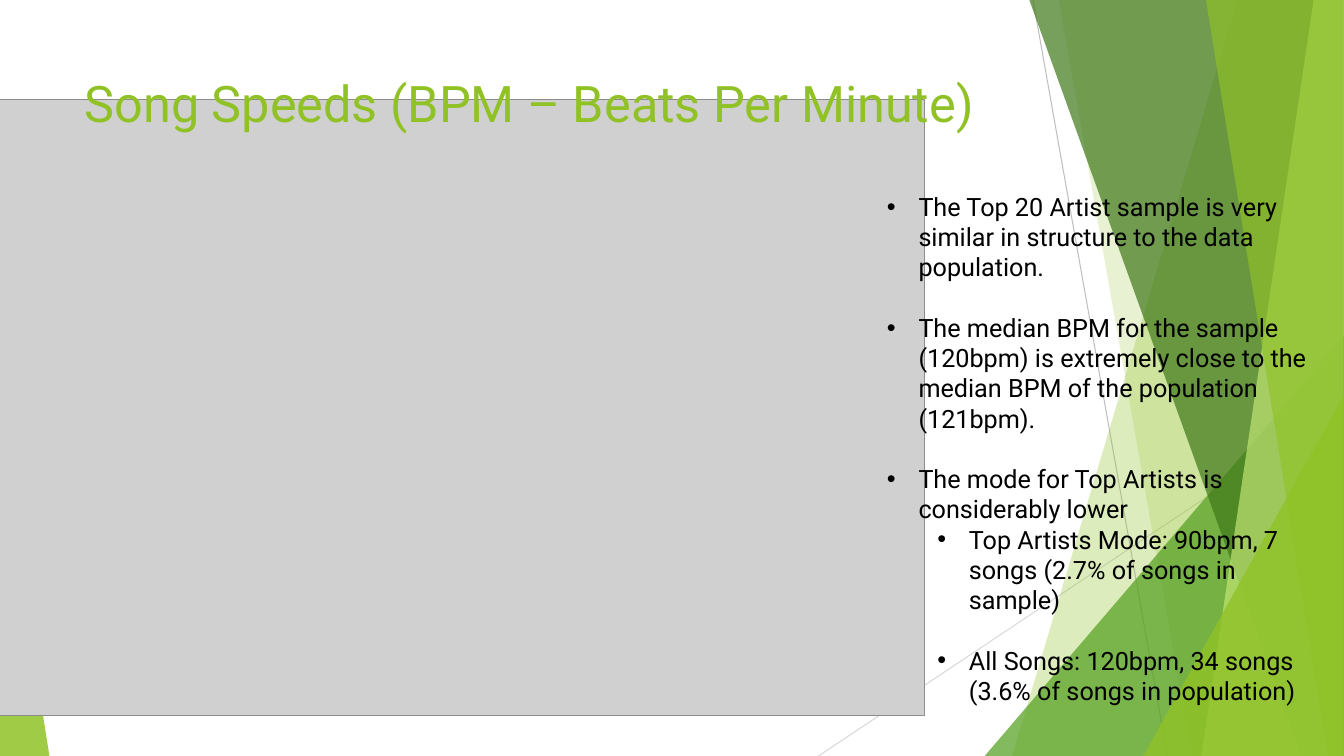
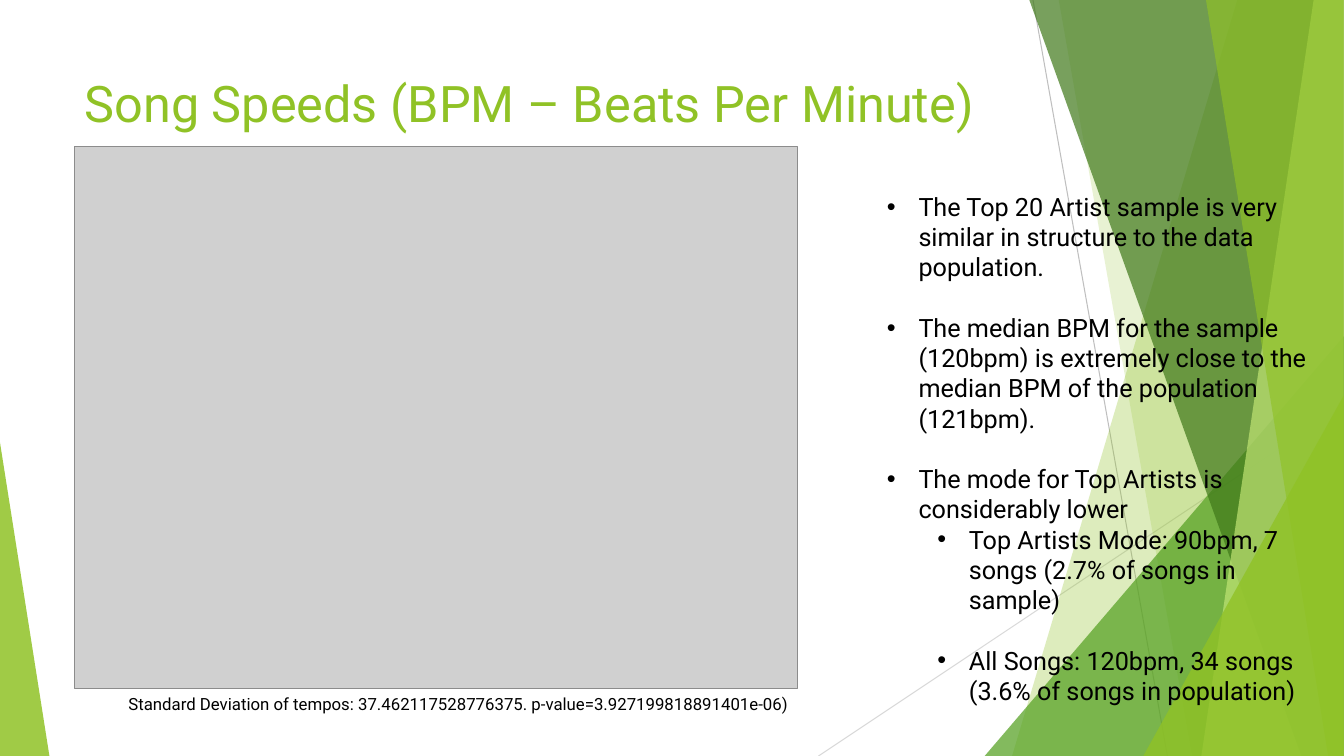
Before and after one commit to d6kramer/project-1-group-08, a slide deck: slide 6 of Project_1_Spotify_2023_Analysis.pptx. Drawn at 1344x756 pixels with LibreOffice and Linux fonts; fonts in the diff are those of the drawing; grey boxes stand for pictures. Boxes give left, top, right and bottom in pixels: in the first picture for what was removed or moved away, otherwise in the second. Text is boxed around its words. In the diff, an @@ line names an element or a change of style, - is before the commit and + after.

```diff
--- a/Project_1_Spotify_2023_Analysis.pptx
+++ b/Project_1_Spotify_2023_Analysis.pptx
@@ picture resized from (x1=0, y1=100, x2=925, y2=716) to (x1=75, y1=147, x2=798, y2=690) @@
@@ text added at (x1=128, y1=696, x2=787, y2=714), 12 pt, text #000000 @@
+Standard Deviation of tempos: 37.462117528776375. p-value=3.927199818891401e-06)
```
Also in this commit, not shown: 5 other files.
